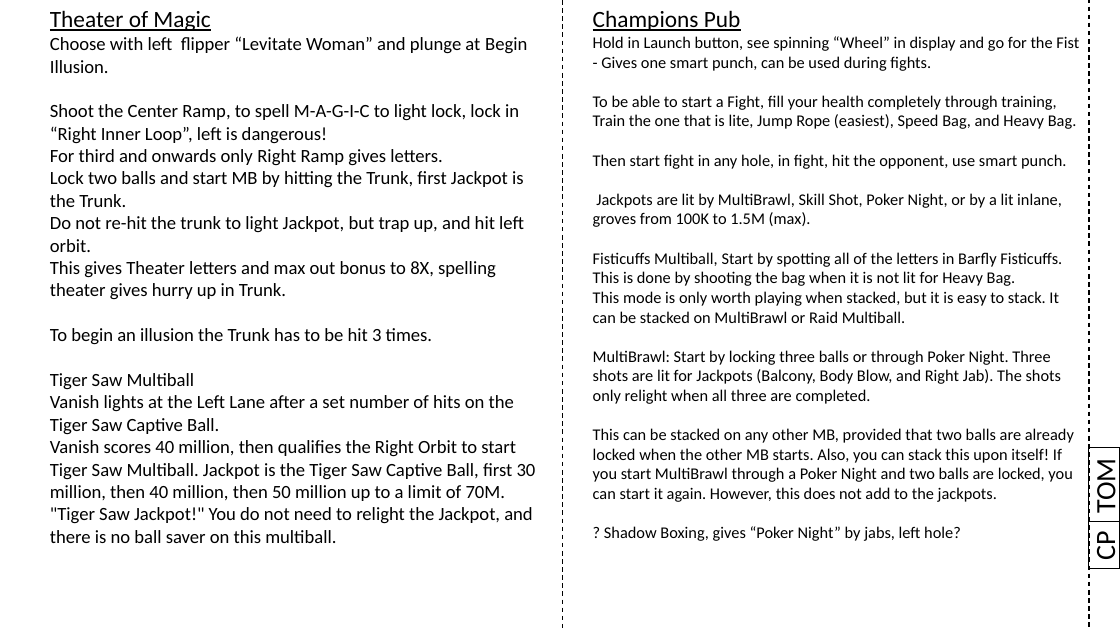
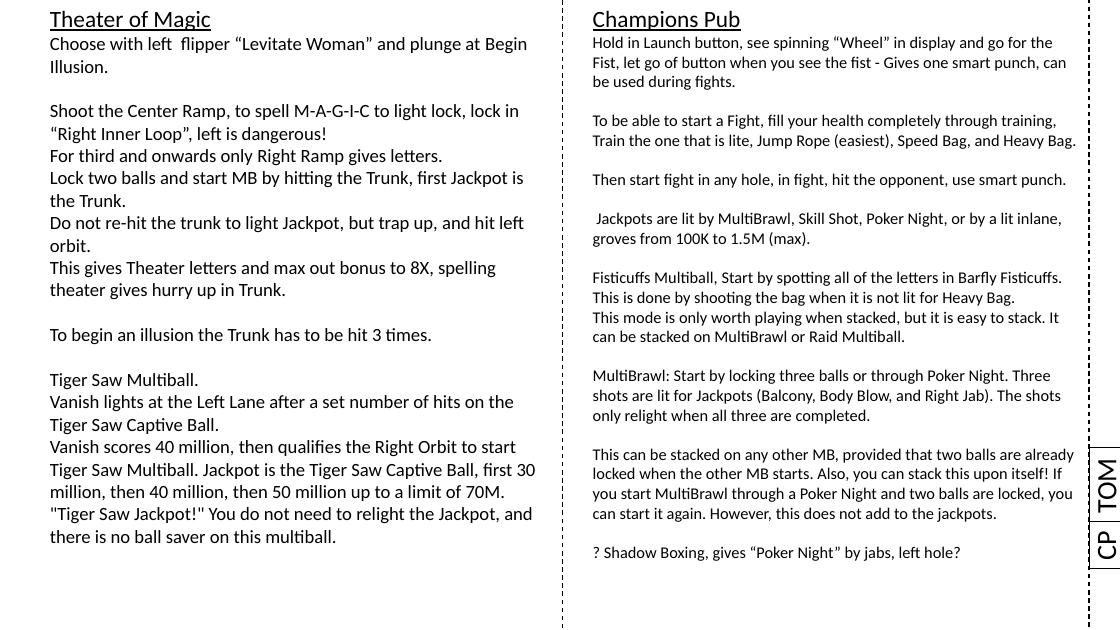
Before and after one commit to karstenbolge/PB, a slide deck: slide 23 of PB.pptx. Drawn at 1120x630 pixels with LibreOffice and Linux fonts; fonts in the diff are those of the drawing. Boxes give left, top, right and bottom in pixels: in the first picture for what was removed or moved away, otherwise in the second. Text is boxed around its words. In the diff, an @@ line names an element or a change of style, - is before the commit and + after.

Commit message:
Added

```diff
--- a/PB.pptx
+++ b/PB.pptx
@@ text at (593,36,1066,90): text changed @@
-Hold in Launch button, see spinning “Wheel” in display and go for the Fist - Gives one smart punch, can be used during fights.
+Hold in Launch button, see spinning “Wheel” in display and go for the Fist, let go of button when you see the fist - Gives one smart punch, can be used during fights.
@@ text at (50,373,199,390): text changed @@
-Tiger Saw Multiball
+Tiger Saw Multiball.
```
Also in this commit, not shown: 2 other slides changed, 1 slide added.
